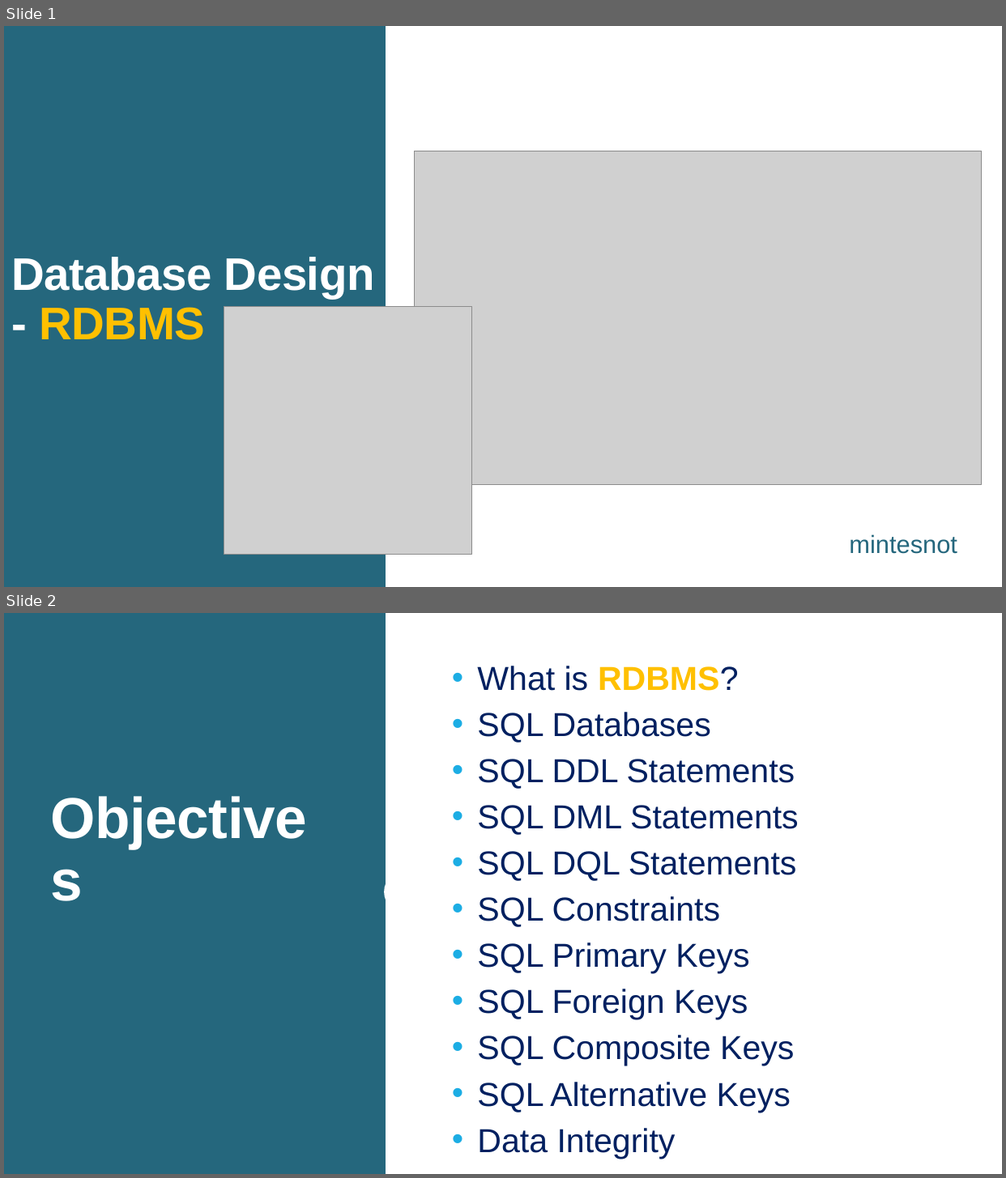
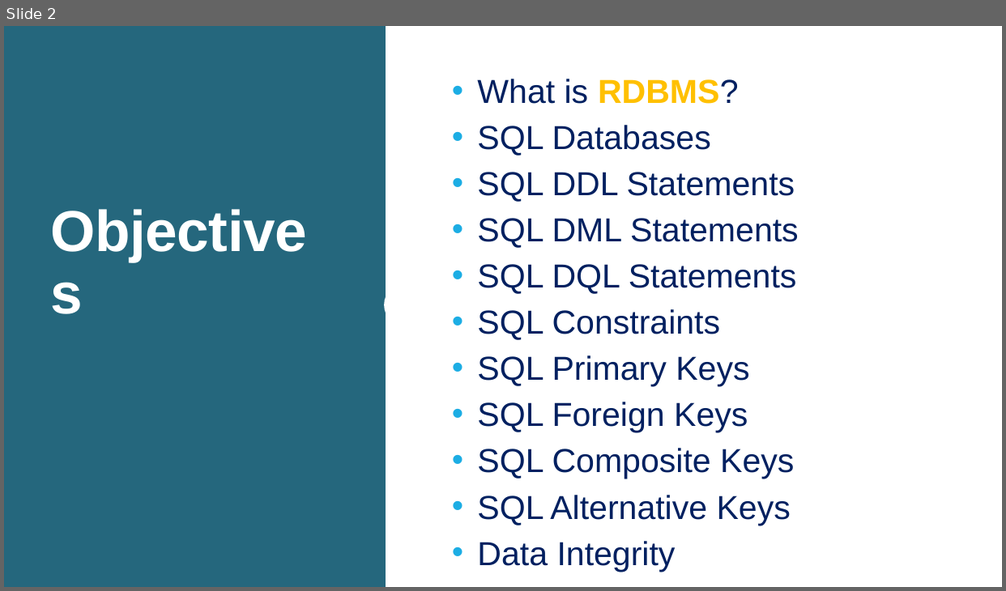
Before and after one commit to craftmulesoft/DataEngineering, a slide deck: Module 3 - Cloud Warehousing & Data Transformation/Cloud Data Platforms & Date Warehousing.pptx. Shown one above the other, each under a label of ours: slides 1 and 2 before the commit, slide 2 after it. The pictures are 1006x1178 and 1006x591 pixels, drawn with LibreOffice and Linux fonts; fonts in the diff are those of the drawing; grey boxes stand for pictures; background and template pictures are left out. Boxes give left, top, right and bottom in pixels: in the first picture for what was removed or moved away, otherwise in the second. Text is boxed around its words. In the diff, an @@ line names an element or a change of style, - is before the commit and + after.

```diff
--- a/Module 3 - Cloud Warehousing & Data Transformation/Cloud Data Platforms & Date Warehousing.pptx
+++ b/Module 3 - Cloud Warehousing & Data Transformation/Cloud Data Platforms & Date Warehousing.pptx
@@ slide 1 removed at <box>4,26,1002,587</box>, background #FFFFFF; not listed: 1 template element that a slide beside it also shows @@
@@ picture removed at <box>414,151,982,485</box> @@
@@ title removed at <box>11,257,375,340</box> @@
-Database Design
-- RDBMS
@@ picture removed at <box>224,307,472,555</box> @@
@@ text removed at <box>849,535,957,554</box> @@
-mintesnot
```
Also in this commit, not shown: 3 slides added, 24 other slides removed.
